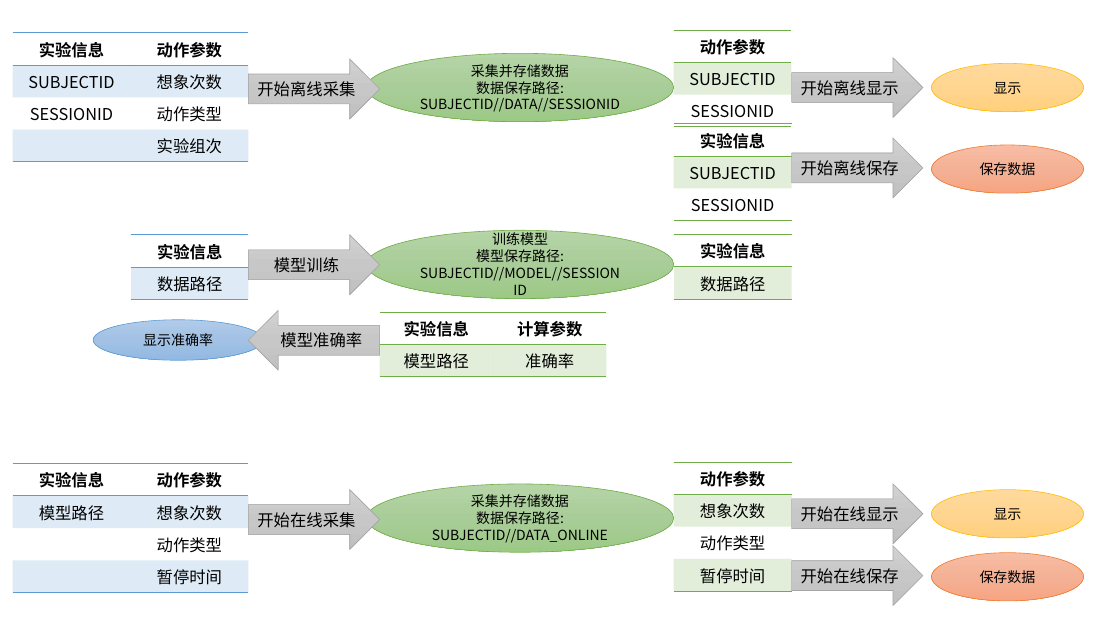
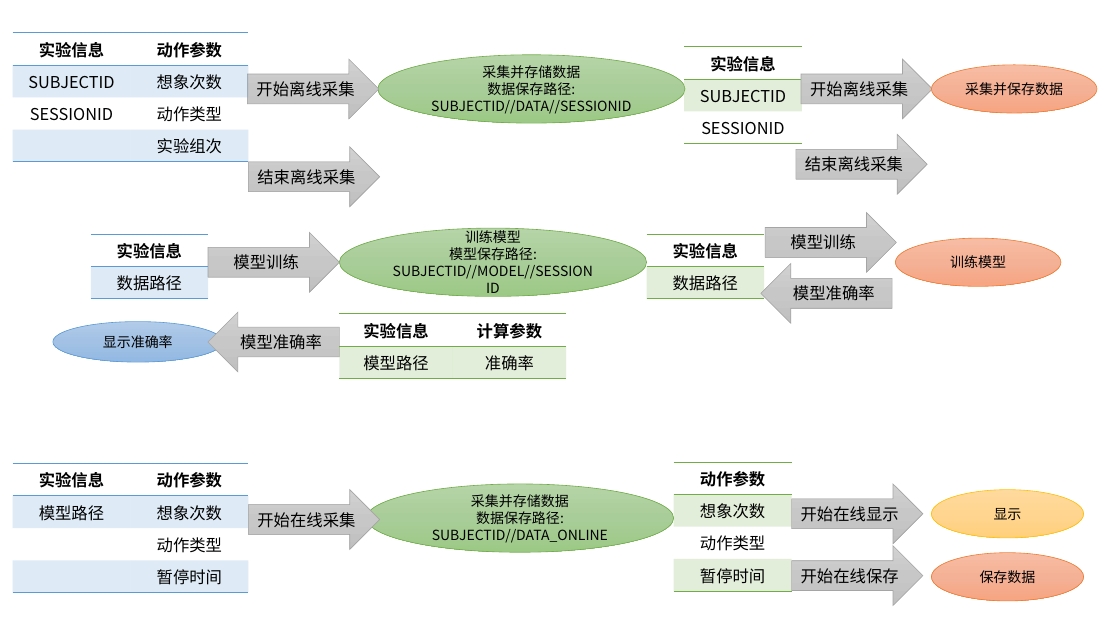
Before and after one commit to listenzcc/distributed_workers, a slide deck: slide 4 of structure.pptx. Drawn at 1120x630 pixels with LibreOffice and Linux fonts; fonts in the diff are those of the drawing. Boxes give left, top, right and bottom in pixels: in the first picture for what was removed or moved away, otherwise in the second. Text is boxed around its words. In the diff, an @@ line names an element or a change of style, - is before the commit and + after.

```diff
--- a/structure.pptx
+++ b/structure.pptx
@@ ellipse "采集并存储数据": place and size @@
-ellipse "采集并存储数据" at box(366, 54, 674, 122)
+ellipse "采集并存储数据" at box(378, 55, 686, 123)
@@ table removed at box(674, 30, 791, 121), 3 rows, 1 columns @@
-动作参数
-SUBJECTID
-SESSIONID
@@ table: place and size @@
-table at box(674, 124, 791, 215)
+table at box(684, 47, 802, 138)
@@ right arrow removed at box(791, 58, 923, 118) @@
-开始离线显示
@@ right arrow "开始离线采集": place and size @@
-right arrow "开始离线采集" at box(791, 138, 923, 197)
+right arrow "开始离线采集" at box(802, 59, 933, 118)
@@ text in right arrow at box(810, 81, 908, 97): text changed @@
-开始离线保存
+开始离线采集
@@ ellipse "采集并保存数据": place and size @@
-ellipse "采集并保存数据" at box(932, 145, 1084, 193)
+ellipse "采集并保存数据" at box(932, 65, 1097, 113)
@@ ellipse removed at box(932, 63, 1084, 111) @@
-显示
@@ text in ellipse at box(965, 82, 1063, 95): text changed @@
-保存数据
+采集并保存数据
@@ right arrow added at box(249, 147, 380, 207), fill gradient #D2D2D2 to #C8C8C8 to #C0C0C0, outline #A5A5A5 0.5 pt, 14 pt, text #000000 @@
+结束离线采集
@@ right arrow added at box(796, 134, 927, 194), fill gradient #D2D2D2 to #C8C8C8 to #C0C0C0, outline #A5A5A5 0.5 pt, 14 pt, text #000000 @@
+结束离线采集
@@ 2 tables, 2 right arrows, 1 ellipse: place and size @@
-2 tables, 2 right arrows, 1 ellipse at box(93, 235, 607, 373)
+2 tables, 2 right arrows, 1 ellipse at box(53, 233, 566, 375)
@@ ellipse "训练模型": place and size @@
-ellipse "训练模型" at box(366, 230, 674, 298)
+ellipse "训练模型" at box(339, 229, 647, 297)
@@ table: place and size @@
-table at box(675, 234, 792, 296)
+table at box(647, 234, 765, 295)
@@ right arrow added at box(765, 213, 897, 272), fill gradient #D2D2D2 to #C8C8C8 to #C0C0C0, outline #A5A5A5 0.5 pt, 14 pt, text #000000 @@
+模型训练
@@ ellipse added at box(896, 238, 1061, 286), fill gradient #F7BDA5 to #F5B196 to #F8A582, outline #ED7D31 0.5 pt, 12 pt, text #000000 @@
+训练模型
@@ right arrow added at box(761, 264, 892, 323), fill gradient #D2D2D2 to #C8C8C8 to #C0C0C0, outline #A5A5A5 0.5 pt, 14 pt, text #000000 @@
+模型准确率
```
Also in this commit, not shown: 1 other file.
